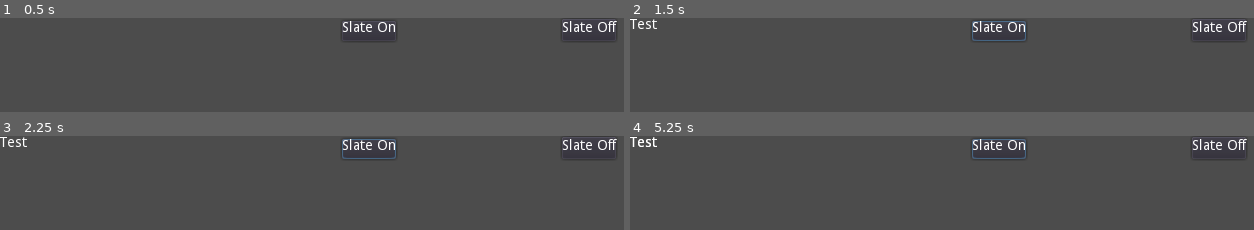
Above: before the commit, frames 1-4 (two rows, left to right).
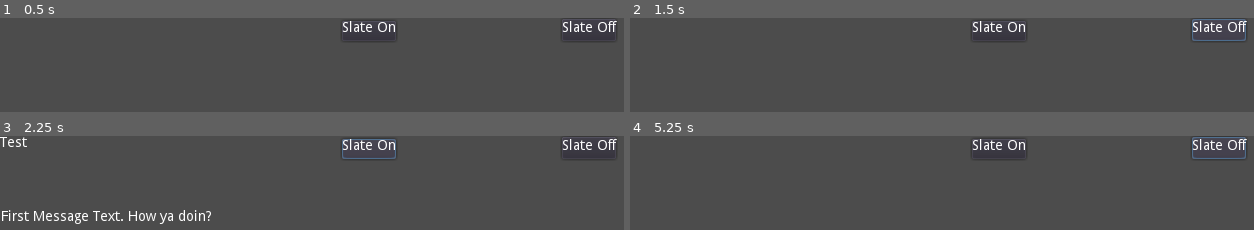
Above: after the commit, the same moments.

Repository: ThomasApplewhite/LexGame
Game: Godot game, scene res://Scripts_Scenes/TestScenes/ConversationEntryTester.tscn
Two runs of this game, one before a commit and one after it. Both use one fixed random seed, a clock stepped at 60 frames per second and the inputs below.
Inputs:
- Up to frame 1 (0.5 s): no input
- Up to frame 2 (1.5 s): click "Slate On" at 0.5 s; click "Slate Off" at 1.25 s
- Up to frame 3 (2.25 s): click "Slate On" at 2 s
- Up to frame 4 (5.25 s): click "Slate Off" at 2.75 s; click "Slate On" at 3.5 s; click "Slate Off" at 4.25 s; tap Enter at 5 s

Frame 1 is identical in both runs. In frame 2, 0.7% of the frame differs, in the area x 0-99%, y 1-25%; in frame 3, 1.5%, in the area x 0-34%, y 78-94%; in frame 4, 0.7%.

Commit message:
UI Layout/Testing and Conversation Entry Testing
ConversationAppSlate needs testing in isolation and also some more
layout work before testing on ConversationEntryNode testing can continue

Diff:
--- a/Scripts_Scenes/PhoneScenes/AppSlates/GameplayAppSlates/TextMessenger/ConversationAppSlate.gd
+++ b/Scripts_Scenes/PhoneScenes/AppSlates/GameplayAppSlates/TextMessenger/ConversationAppSlate.gd
@@ -49,6 +49,10 @@
 		print("We're out of conversations!")
 		return
 
+	# ---- DEBUG ----
+	print("Handling Dict Index: {0}".format({0: convo_dict[convo_type.JSONFields.CONVERSATIONINDEX]}))
+	# ---- DEGUG ----
+
 	# Save out the incoming dict as the next piece of the game to print out
 	active_convo_dict = convo_dict
 	active_convo_index = convo_type.JSONFields.CONVERSATIONINDEX
@@ -67,6 +71,10 @@
 	# for right now, just update the Mock Partner Label
 	$HeaderControl/MockPartnerLabel.text = convo_parser.conversation_partner
 
+	# If the starting_convo_index is invalid, don't display anything
+	if(starting_convo_index < 0):
+		return
+
 	# Fast-forward the conversation to the current index
 	for convo_dict in convo_parser.get_conversation_subarray(starting_convo_index):
 		create_static_message_text(convo_dict)
@@ -76,19 +84,22 @@
 	pop_process_convo_dict()
 
 func create_static_message_text(convo_dict):
-	# This probably needs additional formatting, but I'll get that later
-	var partner_message = RichTextLabel.new()
-	partner_message.bbcode_enabled = true
-	partner_message.bbcode_text = convo_dict[convo_type.JSONFields.PARTNERMESSAGETEXT]
+	var partner_message = make_static_message_label(convo_dict[convo_type.JSONFields.PARTNERMESSAGETEXT])
 	$TextControl/ScrollContainer/VBoxContainer.add_child(partner_message)
 
 	if(convo_dict[convo_type.JSONFields.CONTAINSPROMPT]):
-		var lex_message = RichTextLabel.new()
+		var lex_message
 		var lex_text = convo_dict[convo_type.JSONFields.PROMPTCONTENTS][convo_type.JSONFields.LEXMESSAGETEXT]
 		lex_text = "[right]" + lex_text + "[/right]"
-		lex_message.bbcode_enabled = true
-		lex_message.bbcode_text = lex_text
+		lex_message = make_static_message_label(lex_text)
 		$TextControl/ScrollContainer/VBoxContainer.add_child(lex_message)
+
+func make_static_message_label(bb_text : String) -> RichTextLabel:
+	var rtl = RichTextLabel.new()
+	rtl.bbcode_enabled = true
+	rtl.fit_content_height = true
+	rtl.bbcode_text = bb_text
+	return rtl
 
 func create_lex_prompt():
 	# create and init prompt settings
@@ -113,7 +124,9 @@
 
 func send_repush_timer_to_entry_node():
 	# Timers should really be the responsibility of the conversation entry
-	entry_parent.create_repush_push_timer(active_convo_index, active_convo_dict[convo_type.JSONFields.REPUSHTIME])
+	# repush isn't in the convo dict, it's in the prompt content!
+	var prompt_content = active_convo_dict[convo_type.JSONFields.PROMPTCONTENTS]
+	entry_parent.create_repush_push_timer(active_convo_index, prompt_content[convo_type.JSONFields.REPUSHTIME])
 
 	# $RepushTimer.set_wait_time(prompt_content[convo_type.JSONFields.REPUSHTIME])
 	# $RepushTimer.start()
@@ -144,3 +157,6 @@
 
 	# Print out the last of the message text
 	display_next_convo_dict()
+
+func _on_PromptControl_completed():
+	handle_prompt_completed()
--- a/Scripts_Scenes/PhoneScenes/AppSlates/GameplayAppSlates/TextMessenger/ConversationAppSlate.tscn
+++ b/Scripts_Scenes/PhoneScenes/AppSlates/GameplayAppSlates/TextMessenger/ConversationAppSlate.tscn
@@ -3,8 +3,8 @@
 [ext_resource path="res://Scripts_Scenes/PhoneScenes/AppSlates/GameplayAppSlates/TextMessenger/ConversationAppSlate.gd" type="Script" id=1]
 
 [node name="ConversationAppSlateControl" type="Control"]
-anchor_right = 1.0
 anchor_bottom = 1.0
+margin_right = 354.0
 script = ExtResource( 1 )
 
 [node name="HeaderControl" type="Control" parent="."]
@@ -16,8 +16,10 @@
 margin_bottom = 14.0
 
 [node name="TextControl" type="Control" parent="."]
-margin_right = 40.0
-margin_bottom = 40.0
+margin_left = 1.0
+margin_top = 74.0
+margin_right = 41.0
+margin_bottom = 114.0
 
 [node name="ScrollContainer" type="ScrollContainer" parent="TextControl"]
 margin_right = 250.0
--- a/Scripts_Scenes/PhoneScenes/AppSlates/GameplayAppSlates/TextMessenger/ConversationEntryNode.gd
+++ b/Scripts_Scenes/PhoneScenes/AppSlates/GameplayAppSlates/TextMessenger/ConversationEntryNode.gd
@@ -20,19 +20,22 @@
 # Convo-Slate State Variables
 var do_next_convo = default_display_conditions
 var convo_slate_is_active : bool setget , _get_convo_slate_is_active
-var last_displayed_chunk_text : String
-var last_displayed_chunk_index : int
+var last_displayed_chunk_text : String = ""
+var last_displayed_chunk_index : int = -1
 
 func create_conversation_slate():
 	convo_slate = convo_slate_scene.instance()
 	convo_slate.initialize_convo_slate(conversation_resource, self, last_displayed_chunk_index)
 	convo_slate.start_convo_slate()
 	add_child(convo_slate)
+	convo_slate_is_active = true
 
 func remove_conversation_slate():
 	last_displayed_chunk_index = convo_slate.end_convo_slate()
 
 	convo_slate.queue_free()
+
+	convo_slate_is_active = false
 
 func _get_convo_slate_is_active() -> bool:
 	return convo_slate_is_active
@@ -63,6 +66,11 @@
 	if(!ready):
 		return
 
+	# if the convo slate isn't active, just advance the current convo index and don't display anything
+	if(!convo_slate_is_active):
+		last_displayed_chunk_index += 1
+		return
+
 	# If we are ready, display the text (or prompt), send a notif, and reset the display conditions
 	last_displayed_chunk_text = convo_slate.handle_next_convo_dict()
 
--- a/Scripts_Scenes/PhoneScenes/ConversationParsing/ConversationParser.gd
+++ b/Scripts_Scenes/PhoneScenes/ConversationParsing/ConversationParser.gd
@@ -116,6 +116,8 @@
 	convo_dict[JSONFields.FIRSTPUSHTIME] = convo_item[ESA[JSONFields.FIRSTPUSHTIME]]
 	convo_dict[JSONFields.PARTNERMESSAGETEXT] = convo_item[ESA[JSONFields.PARTNERMESSAGETEXT]]
 	convo_dict[JSONFields.CONTAINSPROMPT] = convo_item[ESA[JSONFields.CONTAINSPROMPT]]
+	convo_dict[JSONFields.CONVERSATIONINDEX] = working_index
+	working_index += 1
 
 	# If there's no prompt involved, we don't actually need to do any parsing. We can just
 	# return the dict and be done.
@@ -155,10 +157,6 @@
 	# Save out prompt to convo_dict
 	convo_dict[JSONFields.PROMPTCONTENTS] = prompt_dict
 
-	# Save index and return
-	convo_dict[JSONFields.CONVERSATIONINDEX] = working_index
-	working_index += 1
-
 	return convo_dict
 
 # The one time duck typing is useful! No need (or desire) to type this!
--- /dev/null
+++ b/Scripts_Scenes/TestScenes/UILayoutTest.tscn
@@ -0,0 +1,134 @@
+[gd_scene format=2]
+
+[node name="Control" type="Control"]
+anchor_right = 1.0
+anchor_bottom = 1.0
+
+[node name="ScrollContainer" type="ScrollContainer" parent="."]
+anchor_right = 1.0
+anchor_bottom = 1.0
+
+[node name="VBoxContainer" type="VBoxContainer" parent="ScrollContainer"]
+margin_right = 788.0
+margin_bottom = 956.0
+size_flags_horizontal = 3
+size_flags_vertical = 3
+
+[node name="RichTextLabel" type="RichTextLabel" parent="ScrollContainer/VBoxContainer"]
+margin_right = 788.0
+margin_bottom = 60.0
+text = "\"Lorem ipsum dolor sit amet, consectetur adipiscing elit, sed do eiusmod tempor incididunt ut labore et dolore magna aliqua. Ut enim ad minim veniam, quis nostrud exercitation ullamco laboris nisi ut aliquip ex ea commodo consequat. Duis aute irure dolor in reprehenderit in voluptate velit esse cillum dolore eu fugiat nulla pariatur. Excepteur sint occaecat cupidatat non proident, sunt in culpa qui officia deserunt mollit anim id est laborum.\""
+fit_content_height = true
+scroll_active = false
+
+[node name="RichTextLabel2" type="RichTextLabel" parent="ScrollContainer/VBoxContainer"]
+margin_top = 64.0
+margin_right = 788.0
+margin_bottom = 124.0
+text = "\"Lorem ipsum dolor sit amet, consectetur adipiscing elit, sed do eiusmod tempor incididunt ut labore et dolore magna aliqua. Ut enim ad minim veniam, quis nostrud exercitation ullamco laboris nisi ut aliquip ex ea commodo consequat. Duis aute irure dolor in reprehenderit in voluptate velit esse cillum dolore eu fugiat nulla pariatur. Excepteur sint occaecat cupidatat non proident, sunt in culpa qui officia deserunt mollit anim id est laborum.\""
+fit_content_height = true
+scroll_active = false
+
+[node name="RichTextLabel3" type="RichTextLabel" parent="ScrollContainer/VBoxContainer"]
+margin_top = 128.0
+margin_right = 788.0
+margin_bottom = 188.0
+text = "\"Lorem ipsum dolor sit amet, consectetur adipiscing elit, sed do eiusmod tempor incididunt ut labore et dolore magna aliqua. Ut enim ad minim veniam, quis nostrud exercitation ullamco laboris nisi ut aliquip ex ea commodo consequat. Duis aute irure dolor in reprehenderit in voluptate velit esse cillum dolore eu fugiat nulla pariatur. Excepteur sint occaecat cupidatat non proident, sunt in culpa qui officia deserunt mollit anim id est laborum.\""
+fit_content_height = true
+scroll_active = false
+
+[node name="RichTextLabel4" type="RichTextLabel" parent="ScrollContainer/VBoxContainer"]
+margin_top = 192.0
+margin_right = 788.0
+margin_bottom = 252.0
+text = "\"Lorem ipsum dolor sit amet, consectetur adipiscing elit, sed do eiusmod tempor incididunt ut labore et dolore magna aliqua. Ut enim ad minim veniam, quis nostrud exercitation ullamco laboris nisi ut aliquip ex ea commodo consequat. Duis aute irure dolor in reprehenderit in voluptate velit esse cillum dolore eu fugiat nulla pariatur. Excepteur sint occaecat cupidatat non proident, sunt in culpa qui officia deserunt mollit anim id est laborum.\""
+fit_content_height = true
+scroll_active = false
+
+[node name="RichTextLabel5" type="RichTextLabel" parent="ScrollContainer/VBoxContainer"]
+margin_top = 256.0
+margin_right = 788.0
+margin_bottom = 316.0
+text = "\"Lorem ipsum dolor sit amet, consectetur adipiscing elit, sed do eiusmod tempor incididunt ut labore et dolore magna aliqua. Ut enim ad minim veniam, quis nostrud exercitation ullamco laboris nisi ut aliquip ex ea commodo consequat. Duis aute irure dolor in reprehenderit in voluptate velit esse cillum dolore eu fugiat nulla pariatur. Excepteur sint occaecat cupidatat non proident, sunt in culpa qui officia deserunt mollit anim id est laborum.\""
+fit_content_height = true
+scroll_active = false
+
+[node name="RichTextLabel6" type="RichTextLabel" parent="ScrollContainer/VBoxContainer"]
+margin_top = 320.0
+margin_right = 788.0
+margin_bottom = 380.0
+text = "\"Lorem ipsum dolor sit amet, consectetur adipiscing elit, sed do eiusmod tempor incididunt ut labore et dolore magna aliqua. Ut enim ad minim veniam, quis nostrud exercitation ullamco laboris nisi ut aliquip ex ea commodo consequat. Duis aute irure dolor in reprehenderit in voluptate velit esse cillum dolore eu fugiat nulla pariatur. Excepteur sint occaecat cupidatat non proident, sunt in culpa qui officia deserunt mollit anim id est laborum.\""
+fit_content_height = true
+scroll_active = false
+
+[node name="RichTextLabel7" type="RichTextLabel" parent="ScrollContainer/VBoxContainer"]
+margin_top = 384.0
+margin_right = 788.0
+margin_bottom = 444.0
+text = "\"Lorem ipsum dolor sit amet, consectetur adipiscing elit, sed do eiusmod tempor incididunt ut labore et dolore magna aliqua. Ut enim ad minim veniam, quis nostrud exercitation ullamco laboris nisi ut aliquip ex ea commodo consequat. Duis aute irure dolor in reprehenderit in voluptate velit esse cillum dolore eu fugiat nulla pariatur. Excepteur sint occaecat cupidatat non proident, sunt in culpa qui officia deserunt mollit anim id est laborum.\""
+fit_content_height = true
+scroll_active = false
+
+[node name="RichTextLabel8" type="RichTextLabel" parent="ScrollContainer/VBoxContainer"]
+margin_top = 448.0
+margin_right = 788.0
+margin_bottom = 508.0
+text = "\"Lorem ipsum dolor sit amet, consectetur adipiscing elit, sed do eiusmod tempor incididunt ut labore et dolore magna aliqua. Ut enim ad minim veniam, quis nostrud exercitation ullamco laboris nisi ut aliquip ex ea commodo consequat. Duis aute irure dolor in reprehenderit in voluptate velit esse cillum dolore eu fugiat nulla pariatur. Excepteur sint occaecat cupidatat non proident, sunt in culpa qui officia deserunt mollit anim id est laborum.\""
+fit_content_height = true
+scroll_active = false
+
+[node name="RichTextLabel9" type="RichTextLabel" parent="ScrollContainer/VBoxContainer"]
+margin_top = 512.0
+margin_right = 788.0
+margin_bottom = 572.0
+text = "\"Lorem ipsum dolor sit amet, consectetur adipiscing elit, sed do eiusmod tempor incididunt ut labore et dolore magna aliqua. Ut enim ad minim veniam, quis nostrud exercitation ullamco laboris nisi ut aliquip ex ea commodo consequat. Duis aute irure dolor in reprehenderit in voluptate velit esse cillum dolore eu fugiat nulla pariatur. Excepteur sint occaecat cupidatat non proident, sunt in culpa qui officia deserunt mollit anim id est laborum.\""
+fit_content_height = true
+scroll_active = false
+
+[node name="RichTextLabel10" type="RichTextLabel" parent="ScrollContainer/VBoxContainer"]
+margin_top = 576.0
+margin_right = 788.0
+margin_bottom = 636.0
+text = "\"Lorem ipsum dolor sit amet, consectetur adipiscing elit, sed do eiusmod tempor incididunt ut labore et dolore magna aliqua. Ut enim ad minim veniam, quis nostrud exercitation ullamco laboris nisi ut aliquip ex ea commodo consequat. Duis aute irure dolor in reprehenderit in voluptate velit esse cillum dolore eu fugiat nulla pariatur. Excepteur sint occaecat cupidatat non proident, sunt in culpa qui officia deserunt mollit anim id est laborum.\""
+fit_content_height = true
+scroll_active = false
+
+[node name="RichTextLabel11" type="RichTextLabel" parent="ScrollContainer/VBoxContainer"]
+margin_top = 640.0
+margin_right = 788.0
+margin_bottom = 700.0
+text = "\"Lorem ipsum dolor sit amet, consectetur adipiscing elit, sed do eiusmod tempor incididunt ut labore et dolore magna aliqua. Ut enim ad minim veniam, quis nostrud exercitation ullamco laboris nisi ut aliquip ex ea commodo consequat. Duis aute irure dolor in reprehenderit in voluptate velit esse cillum dolore eu fugiat nulla pariatur. Excepteur sint occaecat cupidatat non proident, sunt in culpa qui officia deserunt mollit anim id est laborum.\""
+fit_content_height = true
+scroll_active = false
+
+[node name="RichTextLabel12" type="RichTextLabel" parent="ScrollContainer/VBoxContainer"]
+margin_top = 704.0
+margin_right = 788.0
+margin_bottom = 764.0
+text = "\"Lorem ipsum dolor sit amet, consectetur adipiscing elit, sed do eiusmod tempor incididunt ut labore et dolore magna aliqua. Ut enim ad minim veniam, quis nostrud exercitation ullamco laboris nisi ut aliquip ex ea commodo consequat. Duis aute irure dolor in reprehenderit in voluptate velit esse cillum dolore eu fugiat nulla pariatur. Excepteur sint occaecat cupidatat non proident, sunt in culpa qui officia deserunt mollit anim id est laborum.\""
+fit_content_height = true
+scroll_active = false
+
+[node name="RichTextLabel13" type="RichTextLabel" parent="ScrollContainer/VBoxContainer"]
+margin_top = 768.0
+margin_right = 788.0
+margin_bottom = 828.0
+text = "\"Lorem ipsum dolor sit amet, consectetur adipiscing elit, sed do eiusmod tempor incididunt ut labore et dolore magna aliqua. Ut enim ad minim veniam, quis nostrud exercitation ullamco laboris nisi ut aliquip ex ea commodo consequat. Duis aute irure dolor in reprehenderit in voluptate velit esse cillum dolore eu fugiat nulla pariatur. Excepteur sint occaecat cupidatat non proident, sunt in culpa qui officia deserunt mollit anim id est laborum.\""
+fit_content_height = true
+scroll_active = false
+
+[node name="RichTextLabel14" type="RichTextLabel" parent="ScrollContainer/VBoxContainer"]
+margin_top = 832.0
+margin_right = 788.0
+margin_bottom = 892.0
+text = "\"Lorem ipsum dolor sit amet, consectetur adipiscing elit, sed do eiusmod tempor incididunt ut labore et dolore magna aliqua. Ut enim ad minim veniam, quis nostrud exercitation ullamco laboris nisi ut aliquip ex ea commodo consequat. Duis aute irure dolor in reprehenderit in voluptate velit esse cillum dolore eu fugiat nulla pariatur. Excepteur sint occaecat cupidatat non proident, sunt in culpa qui officia deserunt mollit anim id est laborum.\""
+fit_content_height = true
+scroll_active = false
+
+[node name="RichTextLabel15" type="RichTextLabel" parent="ScrollContainer/VBoxContainer"]
+margin_top = 896.0
+margin_right = 788.0
+margin_bottom = 956.0
+text = "\"Lorem ipsum dolor sit amet, consectetur adipiscing elit, sed do eiusmod tempor incididunt ut labore et dolore magna aliqua. Ut enim ad minim veniam, quis nostrud exercitation ullamco laboris nisi ut aliquip ex ea commodo consequat. Duis aute irure dolor in reprehenderit in voluptate velit esse cillum dolore eu fugiat nulla pariatur. Excepteur sint occaecat cupidatat non proident, sunt in culpa qui officia deserunt mollit anim id est laborum.\""
+fit_content_height = true
+scroll_active = false
Not shown, changed: Documentation/Phone/AppSlates/TextMessageAppSlate/ConversationEntyTestingNotes.md
